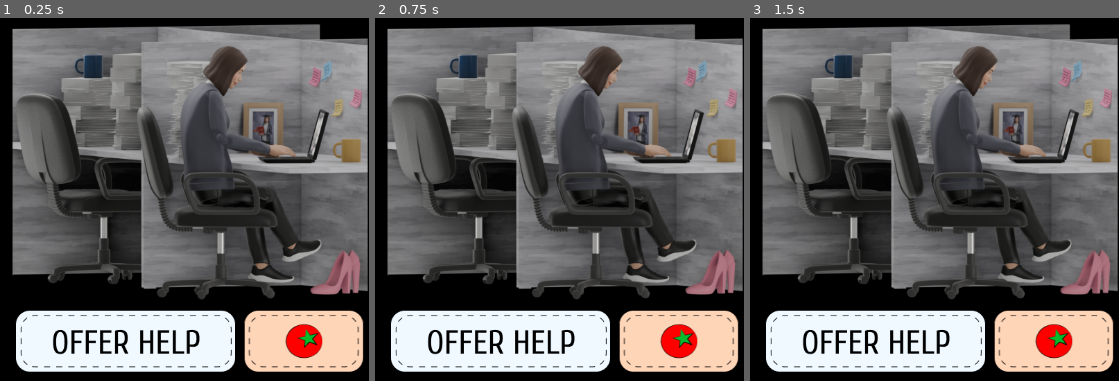
Above: before the commit, frames 1-3 (left to right).
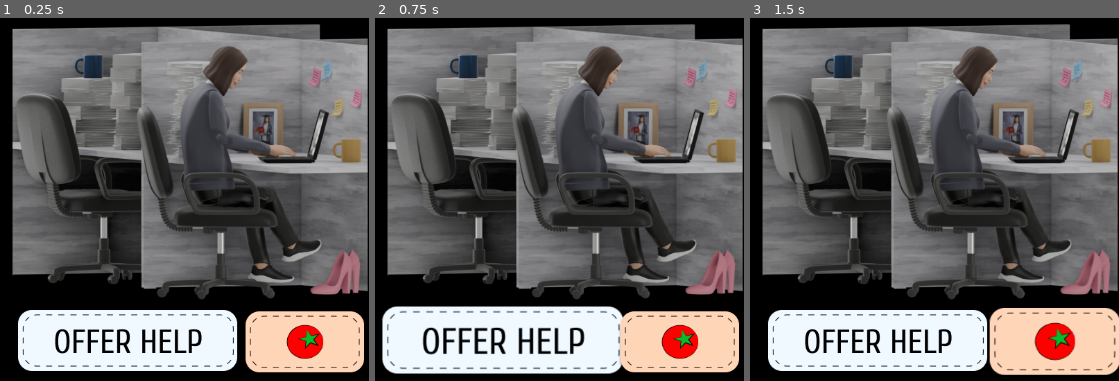
Above: after the commit, the same moments.

Repository: grkovalev/office-game
Game: Godot game, scene res://node.tscn
Two runs of this game, one before a commit and one after it. Both use one fixed random seed, a clock stepped at 60 frames per second and the inputs below.
Inputs (mouse positions are in pixels of both pictures, inside the frame that each line leads up to):
- Up to frame 1 (0.25 s): no input
- Up to frame 2 (0.75 s): click (504, 344) at 0.52 s
- Up to frame 3 (1.5 s): click (1056, 344) at 1.27 s

The runs differ from the first frame. In frame 1, 3.6% of the frame differs, in the area x 4-99%, y 80-98%; in frame 2, 5.7%, in the area x 1-99%, y 79-99%; in frame 3, 4.6%.

Commit message:
adds animations to buttons

Diff:
--- a/node.tscn
+++ b/node.tscn
@@ -22,6 +22,7 @@
 [ext_resource type="Texture2D" uid="uid://roh0hbwxbx84" path="res://anim/focusedanim/focusedanim0024.png" id="25_1am0g"]
 [ext_resource type="Texture2D" uid="uid://d258vjdxdpf0b" path="res://anim/focusedanim/focusedanim0025.png" id="26_2wy2p"]
 [ext_resource type="Texture2D" uid="uid://cjpxhr2i55wgd" path="res://anim/focusedanim/focusedanim0026.png" id="27_w6pri"]
+[ext_resource type="Script" uid="uid://olniyl52tw4r" path="res://AnimatedButton.gd" id="28_o6fs4"]
 
 [sub_resource type="SpriteFrames" id="SpriteFrames_rl2iq"]
 animations = [{
@@ -93,17 +94,9 @@
 [node name="main" type="Node2D"]
 script = ExtResource("1_sy5k4")
 
-[node name="button_help" type="Sprite2D" parent="."]
-position = Vector2(801, 531)
-texture = ExtResource("2_e2u21")
-
 [node name="Officedesk" type="Sprite2D" parent="."]
 position = Vector2(894, 236)
 texture = ExtResource("2_j2q8x")
-
-[node name="button_pomodorro" type="Sprite2D" parent="."]
-position = Vector2(1058, 531)
-texture = ExtResource("4_bss38")
 
 [node name="anim_idlescreen" type="AnimatedSprite2D" parent="."]
 texture_repeat = 2
@@ -113,3 +106,20 @@
 autoplay = "anim_idle_default"
 frame = 1
 frame_progress = 0.99821854
+
+
+[node name="btn_offer_help" type="TextureButton" parent="."]
+offset_left = 642.0
+offset_top = 482.0
+offset_right = 966.0
+offset_bottom = 578.0
+texture_normal = ExtResource("2_e2u21")
+script = ExtResource("28_o6fs4")
+
+[node name="btn_tomat" type="TextureButton" parent="."]
+offset_left = 970.0
+offset_top = 484.0
+offset_right = 1149.0
+offset_bottom = 580.0
+texture_normal = ExtResource("4_bss38")
+script = ExtResource("28_o6fs4")
Not shown, changed: export_presets.cfg
